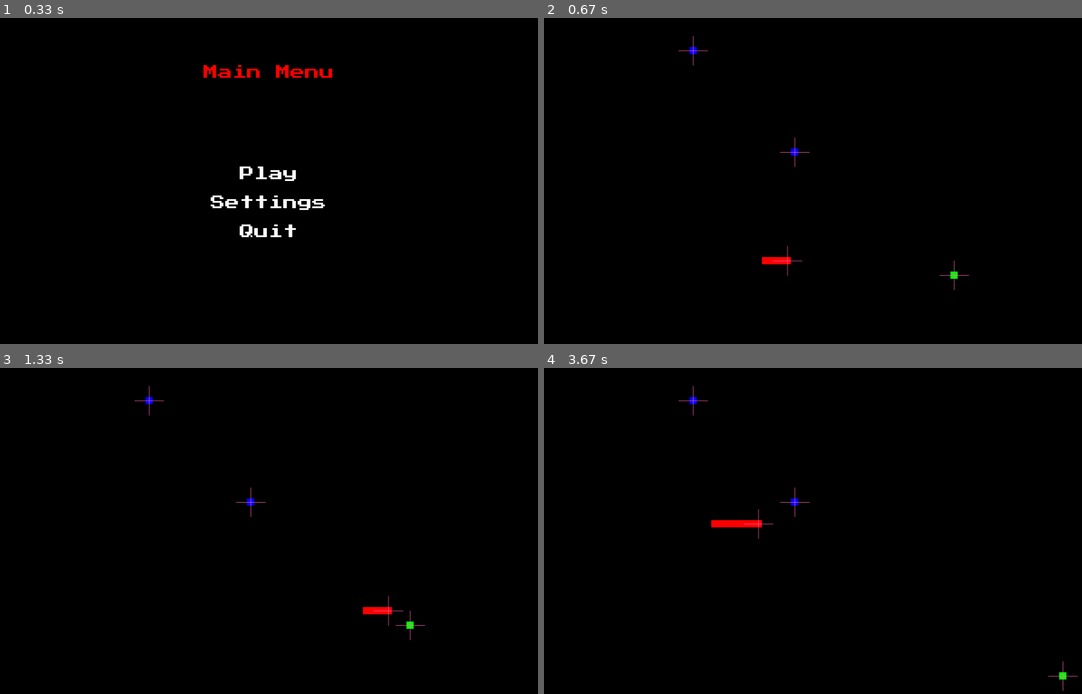
Above: before the commit, frames 1-4 (two rows, left to right).
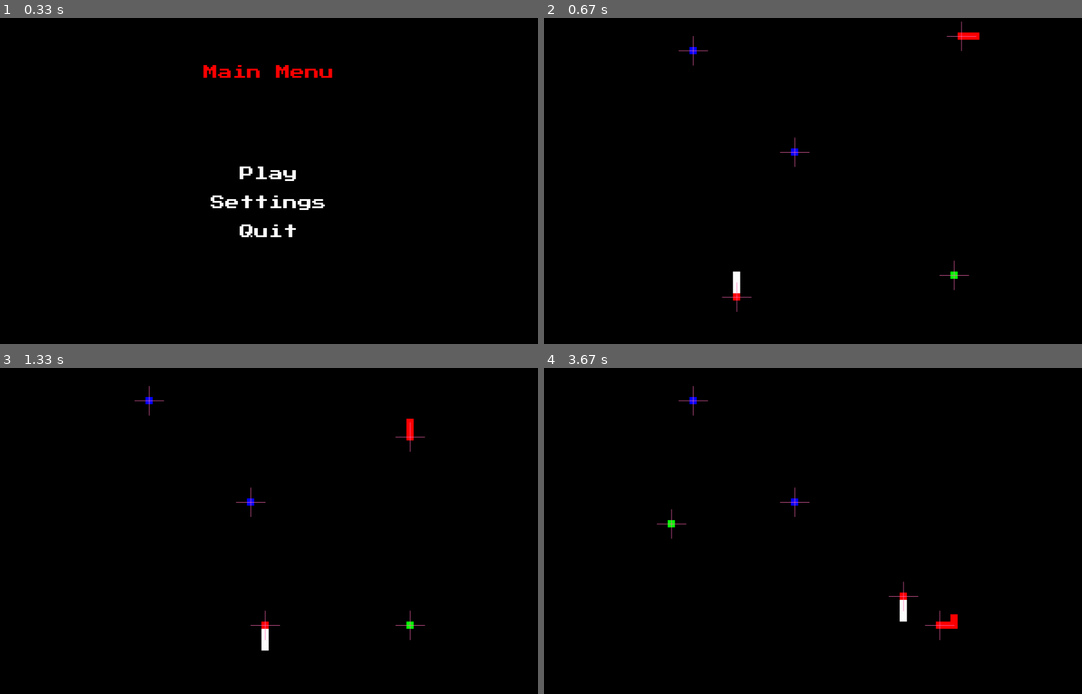
Above: after the commit, the same moments.

Repository: nmurphy101/Pygame2DFramework
Game: pygame game, started from main.py
Two runs of this game, one before a commit and one after it. Both use one fixed random seed, a clock stepped at 60 frames per second and the inputs below.
Inputs (mouse positions are in pixels of both pictures, inside the frame that each line leads up to):
- Up to frame 1 (0.33 s): no input
- Up to frame 2 (0.67 s): click (813, 174) at 0.38 s
- Up to frame 3 (1.33 s): hold Right 0.67-1.13 s; hold Up from 1.17 s (still down)
- Up to frame 4 (3.67 s): release Up at 1.47 s; hold Right 1.5-1.97 s; hold Down 2.57-2.87 s; hold Left 2.9-3.3 s; hold Up from 3.33 s (still down)

Frame 1 is identical in both runs. In frame 2, 0.4% of the frame differs, in the area x 33-81%, y 0-91%; in frame 3, 0.4%; in frame 4, 0.7%, in the area x 20-100%, y 43-100%.

Commit message:
Code clean up

Diff:
--- a/pkg/snake_game/ai/ai.py
+++ b/pkg/snake_game/ai/ai.py
@@ -62,7 +62,8 @@
         while True:
             self.reset_sight_lines(entity)
             for name, obj in self.obj_dict.items():
-                if "food" not in name:
+                # Ignore the target object
+                if entity.target != (obj.pos_x, obj.pos_y):
                     # Check if object obstructs entity
                     if obj != entity:
                         ori_intent = intent
--- a/pkg/snake_game/entities/entity.py
+++ b/pkg/snake_game/entities/entity.py
@@ -49,7 +49,7 @@
         self.pos_y = -20
         # How big entity is
         self.size = 16
-        # How fast the snake can move per loop-tick
+        # How fast the entity can move per loop-tick
         # 1 = 100%, 0 = 0%, speed can't be greater than 1
         self.speed = 1
         self.moved_last_cnt = 0
@@ -65,19 +65,14 @@
         self.obj_color = (255,105,180)
         # Entity is a rectangle object
         self.rect = pygame.draw.rect(screen, self.obj_color, self.obj)
-        # Sight line
+        # Sight lines
         self.sight_lines = [
             Line(0, self),
             Line(2, self),
             Line(3, self),
             Line(1, self),
         ]
-        # Entity default death sound
-        # self.sound_death = pygame.mixer.Sound("assets/sounds/8bitretro_soundpack/MISC-NOISE-BIT_CRUSH/Retro_8-Bit_Game-Misc_Noise_06.wav")
-        # self.sound_death_volume = base_game.effect_volume/4.5
         # Pathfinding variables
-        self.path = None
-        self.true_pos = list(self.rect.center)
         self.target = None
         # children list
         self.children = []
--- a/pkg/snake_game/game.py
+++ b/pkg/snake_game/game.py
@@ -31,7 +31,6 @@
 )
 # All the game menus
 from .menus.menus import Menu
-from .ai.a_star.graph import Graph
 from .ai.ai import DecisionBox
 # pylint: enable=relative-beyond-top-level
 
@@ -70,8 +69,7 @@
         # self.timer = time.time()
         # Game object list
         self.obj_dict = {}
-        # Navigation Graph for pathfinding
-        # self.graph = Graph(self, self.screen, (self.screen_size[0], self.screen_size[1]+32), (0, 0))
+        # AI blackbox
         self.chosen_ai = DecisionBox()
         # Menu Obj
         self.menu = Menu(self)
@@ -153,15 +151,14 @@
 
         # Initilize game objects
         food = Food(self.screen, self.screen_size, self.base_game)
-        # player_snake = Snake(self.screen, self.screen_size, self.base_game, player=True)
-        # player_snake.speed = .75
+        player_snake = Snake(self.screen, self.screen_size, self.base_game, player=True)
+        player_snake.speed = .75
         enemy_snake = Snake(self.screen, self.screen_size, self.base_game)
-        enemy_snake.speed = 2
+        enemy_snake.speed = .25
         tele_portal = TelePortal(self.screen, self.screen_size, self.base_game)
         self.obj_dict = {
-            # "graph": self.graph,
             food.ID: food,
-            # player_snake.ID: player_snake,
+            player_snake.ID: player_snake,
             enemy_snake.ID: enemy_snake,
             tele_portal.ID: tele_portal,
         }
@@ -181,25 +178,12 @@
                 if obj1.alive and obj2.alive:
                     # Make sure not checking collision with self
                     if obj1 != obj2:
-                        # Collision check between obj and node
-                        # self.check_node_collision(obj1)
                         # Collision check between obj and other obj
                         self.check_obj_to_obj_collision(obj1, obj2)
                         # Screen edge collision check
                         self.check_edge_collision(obj1)
                     # Collision check between obj1 and obj2's children even if obj1=obj2
                     obj2.interact_children(obj1)
-
-    def check_node_collision(self, obj1):
-        '''
-        check_node_collision
-        ~~~~~~~~~~
-
-        check_node_collision does stuff
-        '''
-        node_index = obj1.rect.collidelist(self.graph.nodes)
-        if node_index != -1:
-            self.graph.nodes[node_index].walkable = False
 
     def check_edge_collision(self, obj1):
         '''
